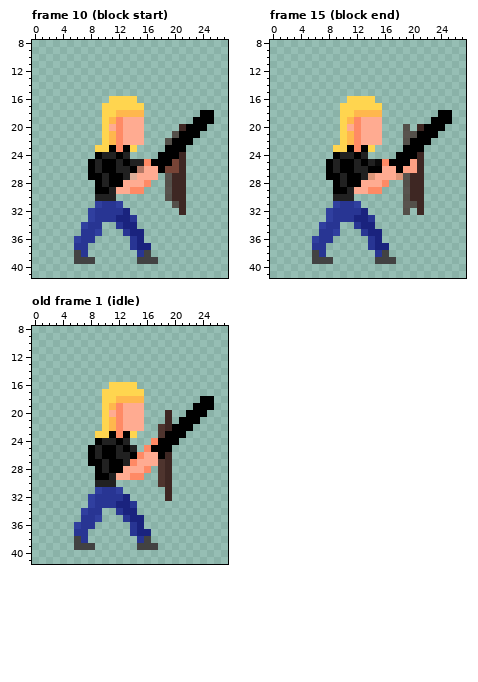
Pixel-art file -- assets/characters/averi.aseprite. This is how it looked before the edit.
44x54 pixels, 18 frames. Colours within 5 levels of each other are drawn and written as one. Shown: frame 10 (block start): x 0..27, y 8..41; frame 15 (block end): x 0..27, y 8..41; old frame 1 (idle): x 0..27, y 8..41. The commit also changed other frames, which this record leaves out.
The same view after the edit:
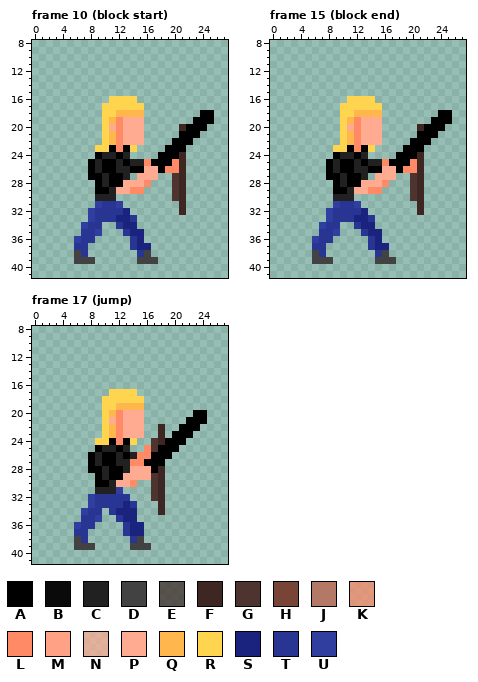
Palette (. is transparent): A #000000  B #0a0a0a  C #212121  D #424242  E #3e2723b4  F #3e2723  G #4e342e  H #774436  J #b47966  K #ff8a65b4  L #ff8a65  M #ffa184  N #ffab91b4  P #ffab91  Q #ffb74d  R #ffd54f  S #1a237e  T #283593  U #303f9f
A new or re-ordered frame is compared with the old frame closest to it.
Author's note on the commit: Incorporate averi sprite additions
From old to new:
frames 18 -> 55
layer "Layer 2" now hidden
Changed rows in their new state; - is an unchanged pixel.
Frame 10 (block start):
first column x 14:
21 ------.
22 -----.-
25 ------L
26 -A---LL
27 .----.G
28 -----.G
29 -----.G
30 -----.G
31 ------.
Frame 15 (block end):
first column x 14:
20 -----.-
21 -----..
22 -----.-
25 -C----L
26 -----LL
27 .---..G
28 -----.G
29 -----.G
30 -----.G
31 -----..
32 -----.-
Frame 17 (jump) is new; against old frame 1 (idle):
first column x 8:
16 ---....-----------
17 --.----.----------
18 ----RRRR--------..
19 ---RQQQQ-------...
20 ---Q-------.--.---
21 ---P-------.-.--A-
22 ----------F..--A--
23 -.-Q-PPP--F.--A---
24 -RRALAR--GF--A----
25 .ACCAC.--G--A-----
26 -----AC-LA-A------
27 -CA-C--LAAA.------
28 A----C--PAF.------
29 --CAA-PPPGF.------
30 -AA-PPL--GF.------
31 -CCC-----GF.------
32 -----T---GF.------
33 ----T-----F-------
34 ---TS-----F-------
35 ----TS-.----------
36 -----TS-----------
37 -----TS-.---------
38 ------TD.---------
39 ------D--.--------
Changed places in both pictures, as pixel boxes (x1, y1, x2, y2):
changed: (130, 131, 179, 208)
changed: (368, 124, 417, 215)
changed: (88, 382, 214, 550)
